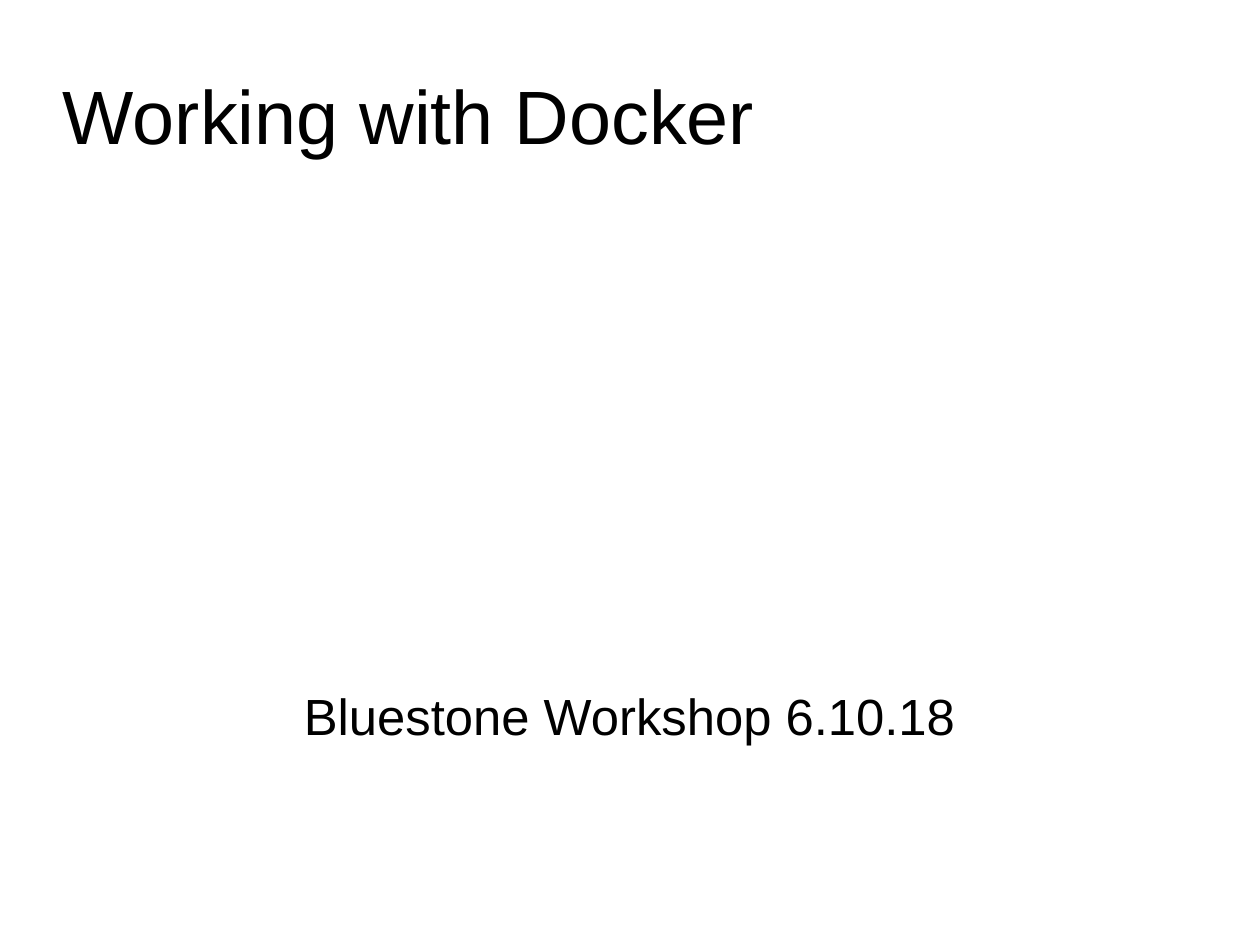
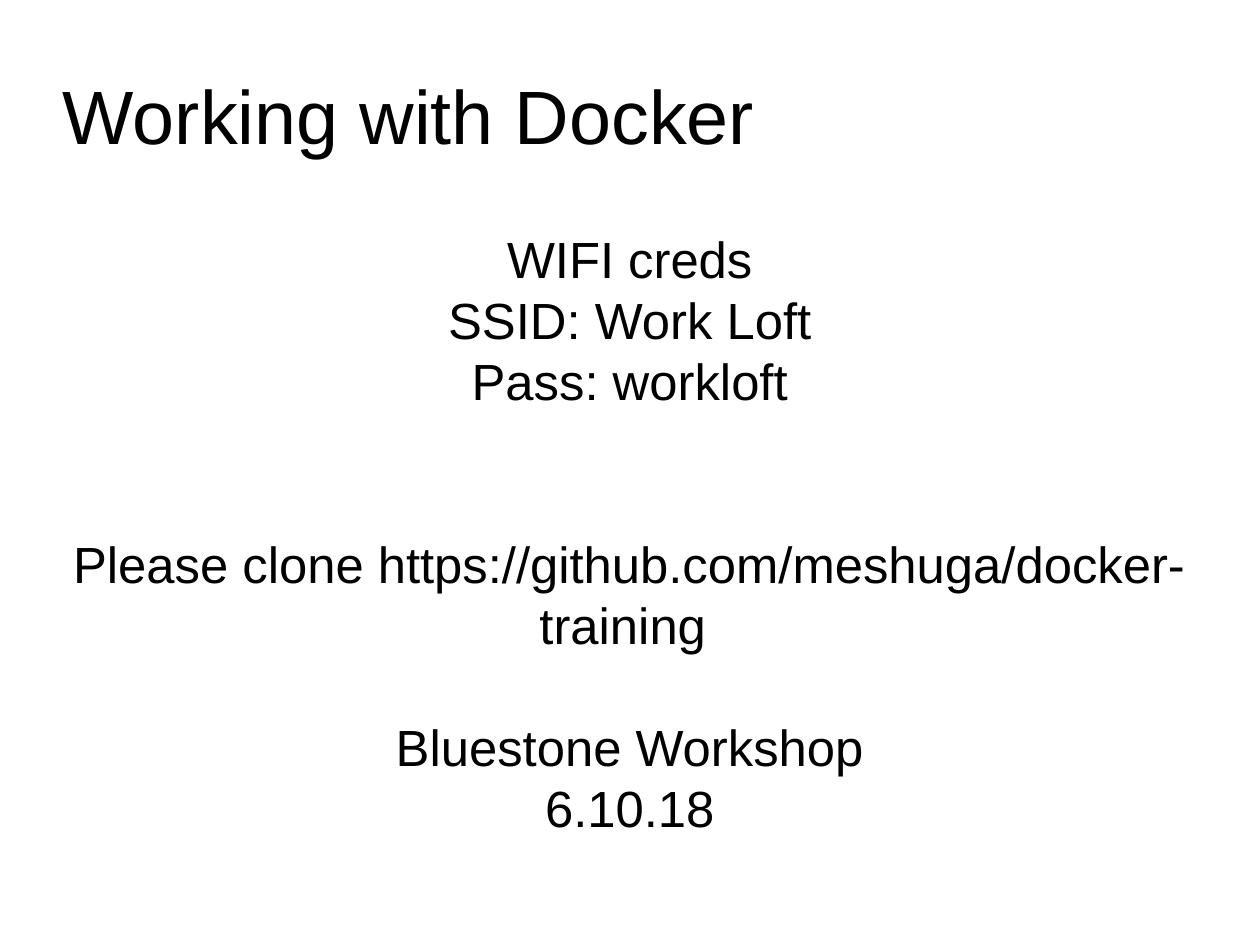
Before and after one commit to meshuga/docker-training, a slide deck: slide 1 of workshop.odp. Drawn at 1260x945 pixels with LibreOffice and Linux fonts; fonts in the diff are those of the drawing; background and template pictures are left out. Boxes give left, top, right and bottom in pixels: in the first picture for what was removed or moved away, otherwise in the second. Text is boxed around its words. In the diff, an @@ line names an element or a change of style, - is before the commit and + after.

```diff
--- a/workshop.odp
+++ b/workshop.odp
@@ subtitle at bbox=[73, 241, 1185, 828]: text changed @@
-Bluestone Workshop 6.10.18
+WIFI creds
+SSID: Work Loft
+Pass: workloft
+Please clone https://github.com/meshuga/docker-training
+Bluestone Workshop
+6.10.18
```
Also in this commit, not shown: 4 other slides changed, 2 slides added, 1 slide removed, 2 other files.
